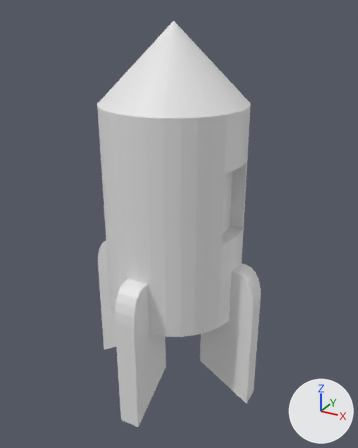
The Blender file Rocket.blend, before and after one commit.
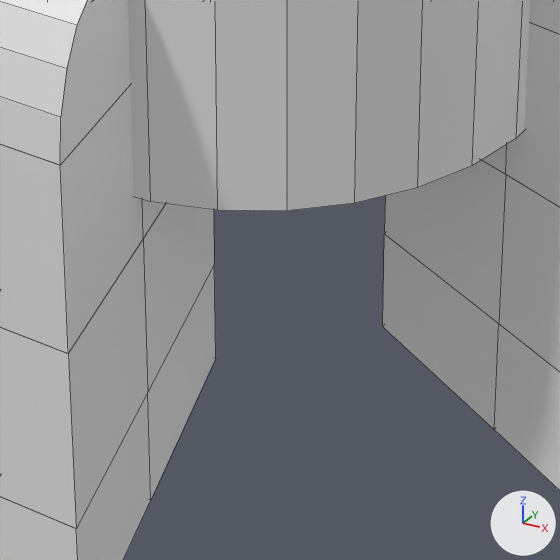
There are two pictures of each version: one whole from a camera (50 mm lens) standing at (6.51, -11.56, 8.13) and looking at (0.12, 0.05, 2.32), one close up on the part from 34% to 66% of the width and 66% to 91% of the height. Arrows for +X, +Y and +Z are at lower right; the lights stay in place. The close-ups show mesh edges as thin lines.

Before the edit, the objects in view are built like this:
```python
me_cube_003 = bpy.data.meshes.new('Cube.003')
me_cube_003.from_pydata(...)  # 212 vertices, 205 faces; spans x -1.0..1.0, y -1.0..1.0, z -1.59..1.0
me_cube_004 = bpy.data.meshes.new('Cube.004')
me_cube_004.from_pydata(...)  # 212 vertices, 205 faces; spans x -1.0..1.0, y -1.0..1.0, z -1.59..1.0
me_cylinder = bpy.data.meshes.new('Cylinder')
me_cylinder.from_pydata(...)  # 136 vertices, 106 faces; spans x -1.0..1.0, y -1.0..1.0, z -1.0..1.0
ob_body = bpy.data.objects.new('Body', me_cylinder)
ob_body.location = (0.0, 0.0, 2.8)
ob_body.scale = (2.0, 2.0, 3.0)
ob_stand_1 = bpy.data.objects.new('Stand 1', me_cube_003)
ob_stand_1.location = (1.865, 0.002, -0.3)
ob_stand_1.rotation_euler = (0.0, 0.0, 4.712)  # degrees (0, 0, 270)
ob_stand_1.scale = (0.3, 0.8, 1.7)
ob_stand_2 = bpy.data.objects.new('Stand 2', me_cube_004)
ob_stand_2.location = (-0.018, -1.881, -0.3)
ob_stand_2.rotation_euler = (0.0, 0.0, 3.142)  # degrees (0, 0, 180)
ob_stand_2.scale = (0.3, 0.8, 1.7)
```
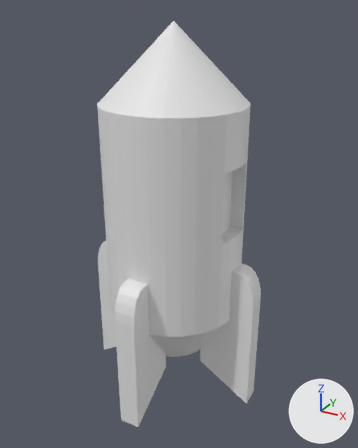
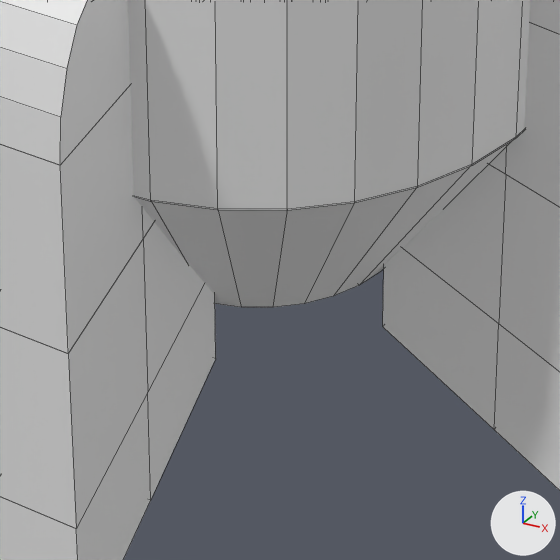
Commit message: Updated Rocket

The edits, one by one:
me_cylinder is used by ob_body; location (0.0, 0.0, 2.8); scale (2.0, 2.0, 3.0).
me_cylinder had 136 vertices, 106 faces and spanned x -1.0..1.0, y -1.0..1.0, z -1.0..1.0.
me_cylinder now has 296 vertices, 266 faces and spans x -1.0..1.0, y -1.0..1.0, z -1.49..1.0.
Part 1, on me_cylinder:
1 face is deleted.
96 vertices are added at x -1.0..1.0, y -1.0..1.0, z -1.49..-1.0.
32 new vertices lie (0.0, 0.0, 0.71) away from vertices in x -0.22..0.22, y -0.22..0.22, z -1.49.
129 new faces join them.

Location of each change, [x1, y1, x2, y2] in pixels of the close-ups (560 x 560 px):
'Body', reshaped
    before: [128, 0, 530, 211]
    after: [128, 0, 530, 307]
part 1 of me_cylinder, built on
    after: [135, 131, 523, 307]
